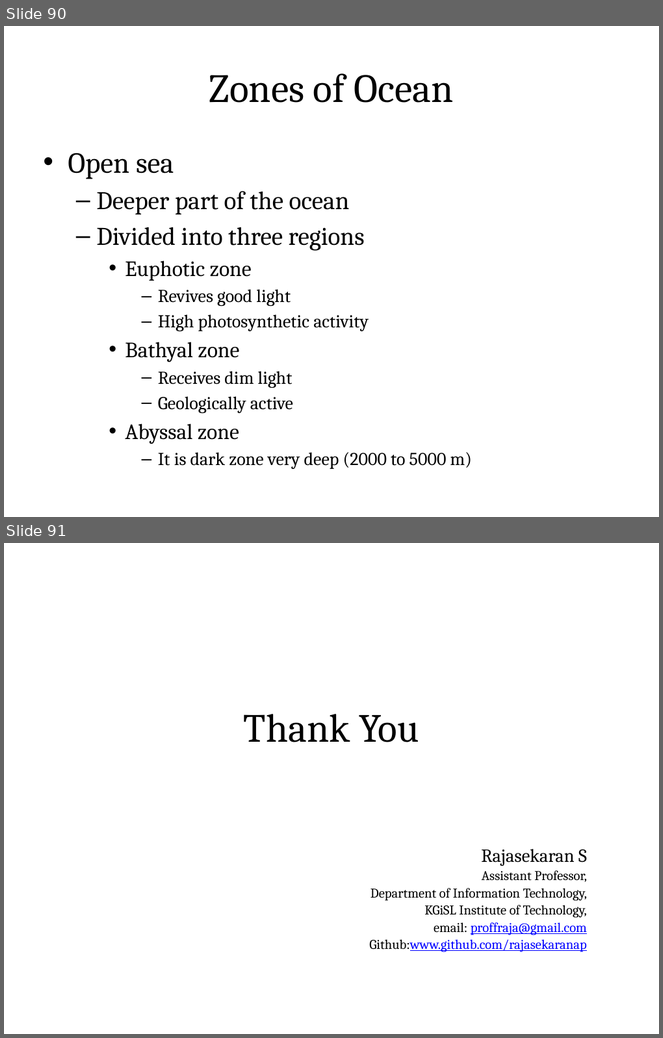
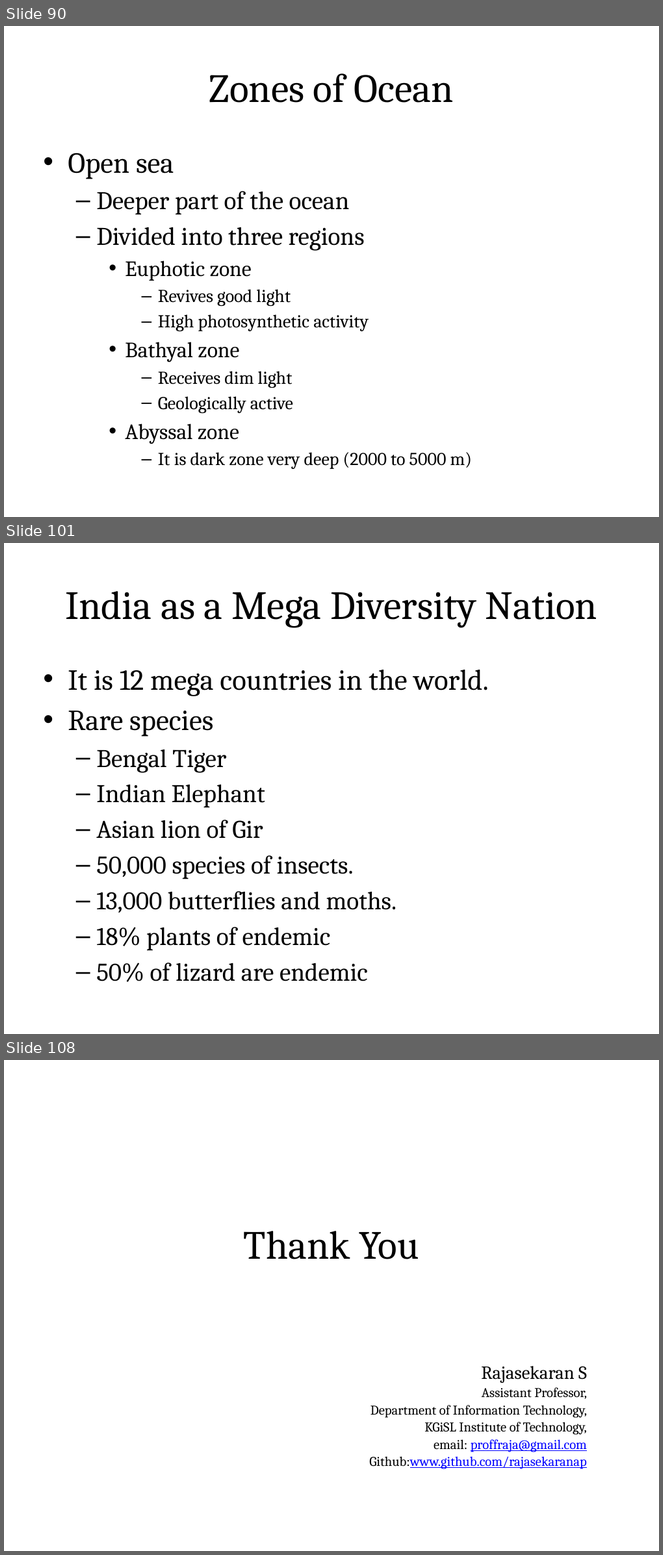
Before and after one commit to rajasekaran36/GE8291-Environmental-Science-and-Engineering, a slide deck: Slides/GE8291-U1.pptx. Shown one above the other, each under a label of ours: slides 90 and 91 before the commit, slides 90, 101 and 108 after it; the slides between them are not shown. The pictures are 663x1038 and 663x1555 pixels, drawn with LibreOffice and Linux fonts; fonts in the diff are those of the drawing. Boxes give left, top, right and bottom in pixels: in the first picture for what was removed or moved away, otherwise in the second. Text is boxed around its words. In the diff, an @@ line names an element or a change of style, - is before the commit and + after.

```diff
--- a/Slides/GE8291-U1.pptx
+++ b/Slides/GE8291-U1.pptx
@@ slide 101 added at [4, 543, 659, 1034], background #FFFFFF @@
@@ title added at [36, 563, 627, 644], fill gradient #DAFDA7 to #E4FCC2 to #F5FFE7, outline #98B955 0.75 pt, 44 pt, text #000000 @@
+India as a Mega Diversity Nation
@@ text added at [68, 670, 488, 982], 28 pt, text #000000 @@
+• It is 12 mega countries in the world.
+• Rare species
+  – Bengal Tiger
+  – Indian Elephant
+  – Asian lion of Gir
+  – 50,000 species of insects.
+  – 13,000 butterflies and moths.
+  – 18% plants of endemic
+  – 50% of lizard are endemic
@@ what was slide 91 is now slide 108 @@
```
Also in this commit, not shown: 16 other slides added, 1 other file.
